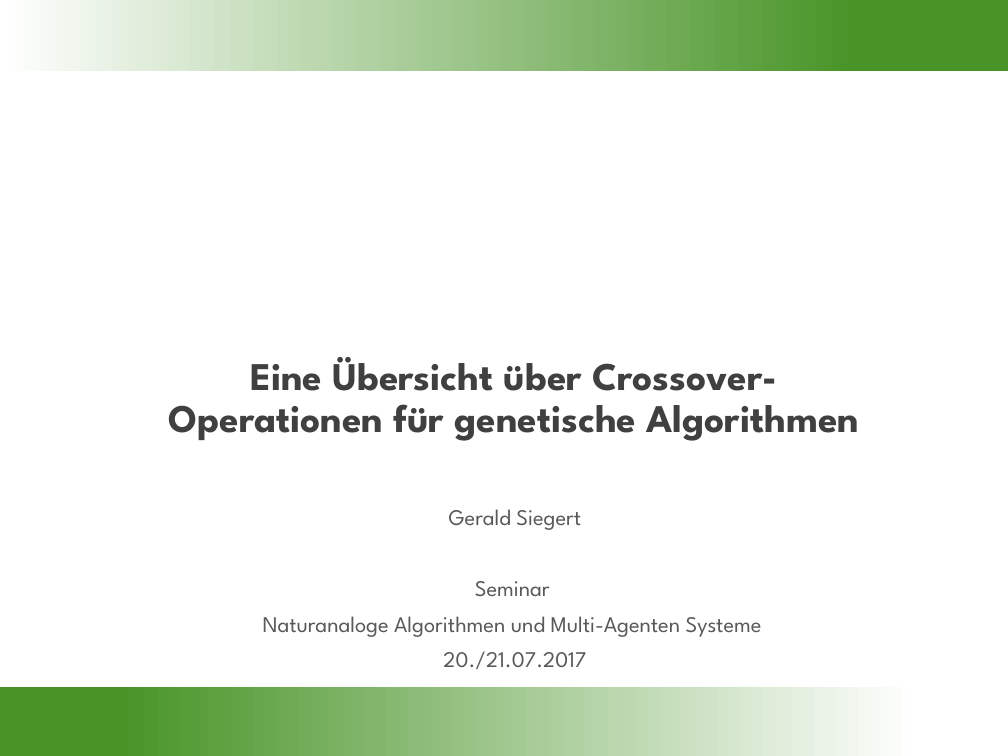
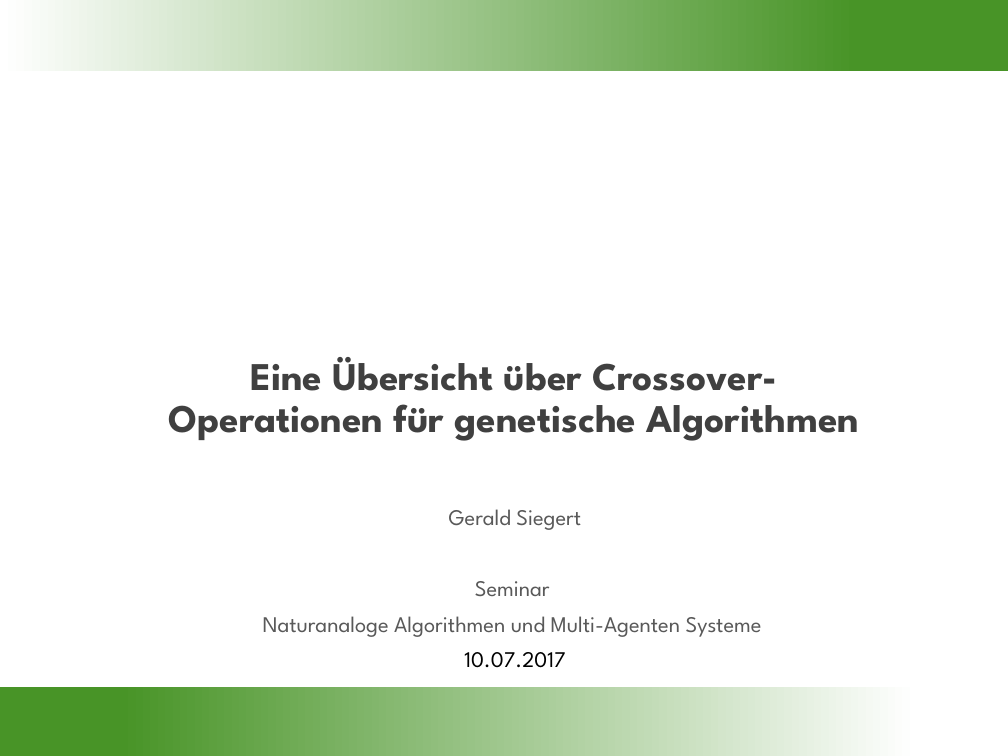
Before and after one commit to gobo7793/OC-Seminar, a slide deck: slide 1 of Vortragsfolien.pptx. Drawn at 1008x756 pixels with LibreOffice and Linux fonts; fonts in the diff are those of the drawing; background and template pictures are left out. Boxes give left, top, right and bottom in pixels: in the first picture for what was removed or moved away, otherwise in the second. Text is boxed around its words. In the diff, an @@ line names an element or a change of style, - is before the commit and + after.

Commit message:
added 1d rep to pptx

```diff
--- a/Vortragsfolien.pptx
+++ b/Vortragsfolien.pptx
@@ subtitle at (464, 652, 565, 668): text changed; text colour #595959 to #000000 @@
-20./21.07.2017
+10.07.2017
```
Also in this commit, not shown: 13 other slides changed, 2 slides added, 1 slide removed.
